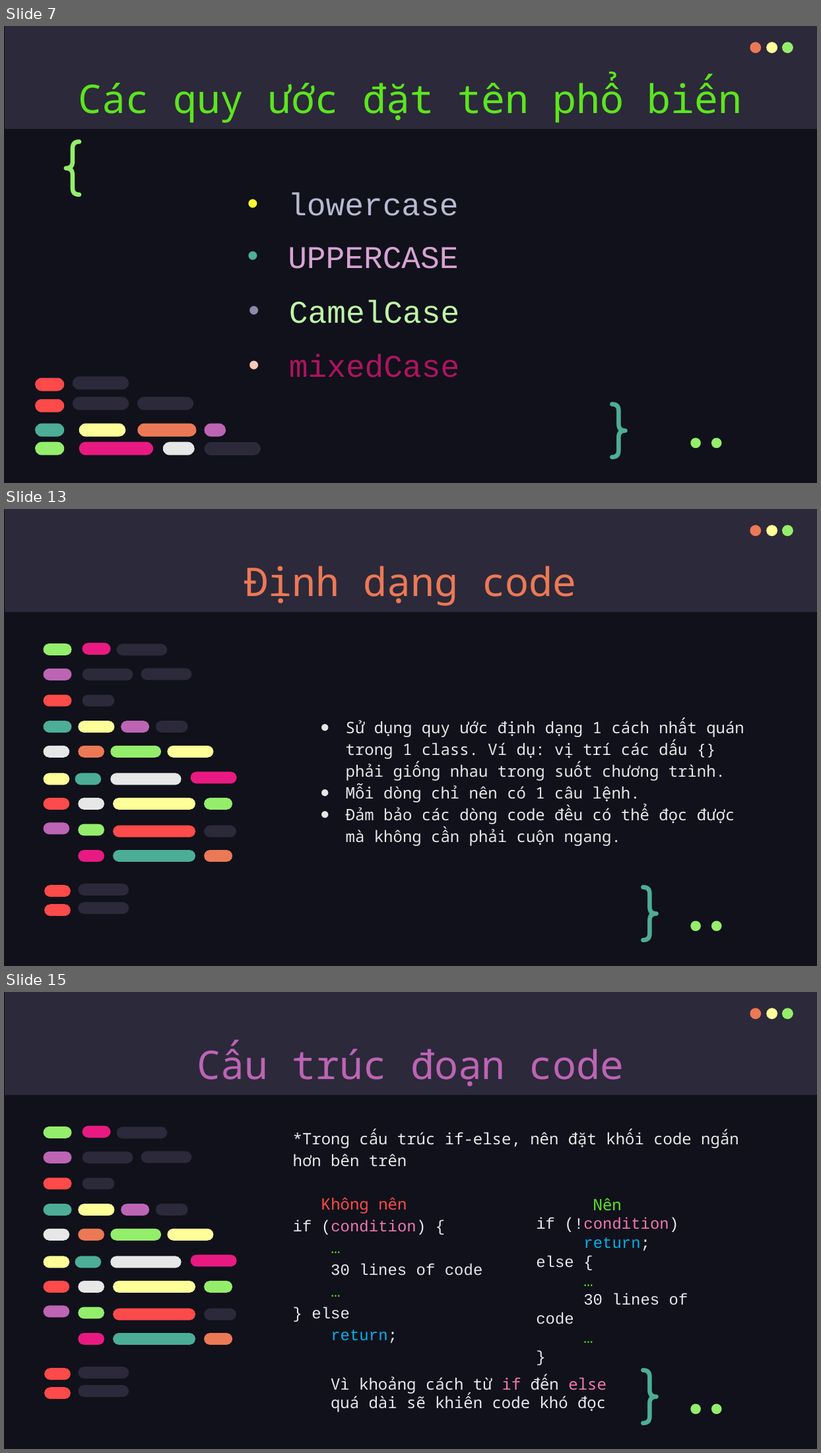
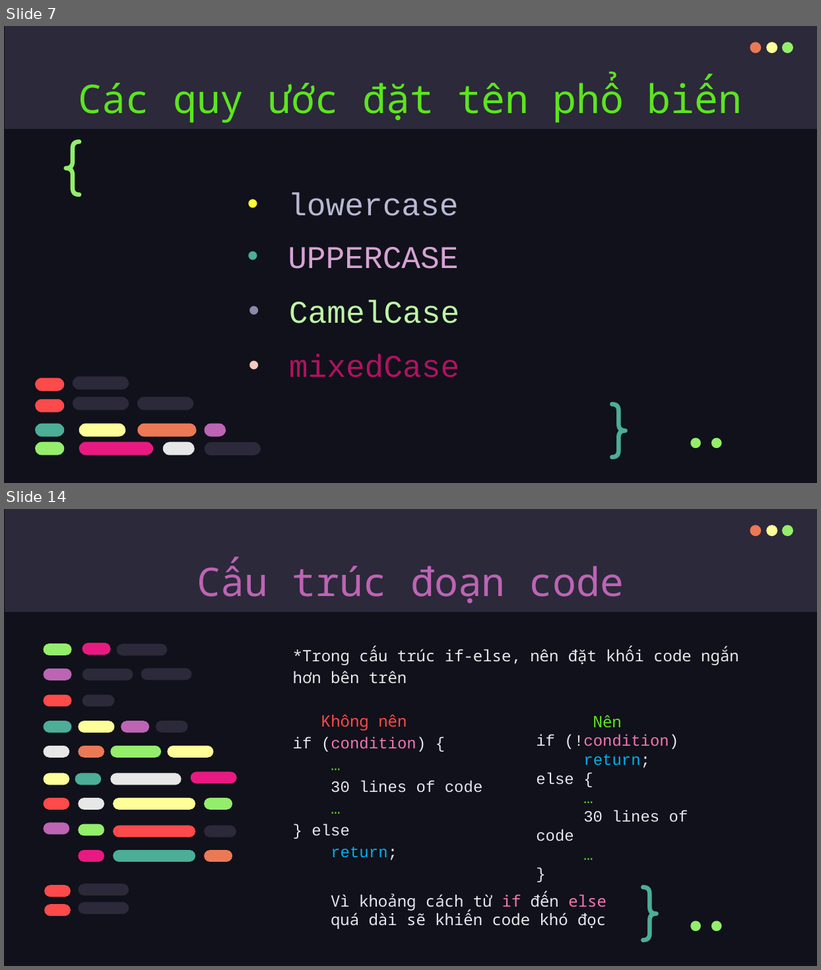
Before and after one commit to qNam145/CNPM, a slide deck: CNPM.pptx. Shown one above the other, each under a label of ours: slides 7, 13 and 15 before the commit, slides 7 and 14 after it; the slides between them are not shown. The pictures are 821x1453 and 821x970 pixels, drawn with LibreOffice and Linux fonts; fonts in the diff are those of the drawing. Boxes give left, top, right and bottom in pixels: in the first picture for what was removed or moved away, otherwise in the second. Text is boxed around its words. In the diff, an @@ line names an element or a change of style, - is before the commit and + after.

```diff
--- a/CNPM.pptx
+++ b/CNPM.pptx
@@ slide 13 removed at [4, 509, 817, 966], background #10111A; not listed: 4 template elements that a slide beside it also shows @@
@@ title removed at [245, 566, 577, 606] @@
-Định dạng code
@@ subtitle removed at [346, 718, 745, 846] @@
-● Sử dụng quy ước định dạng 1 cách nhất quán trong 1 class. Ví dụ: vị trí các dấu {} phải giống nhau trong suốt chương trình.
-● Mỗi dòng chỉ nên có 1 câu lệnh.
-● Đảm bảo các dòng code đều có thể đọc được mà không cần phải cuộn ngang.
@@ group removed at [43, 643, 236, 916]: 35 rounded rectangles @@
@@ text removed at [632, 865, 679, 933] @@
-}
@@ text removed at [663, 885, 750, 933] @@
-..
@@ what was slide 15 is now slide 14 @@
```
Also in this commit, not shown: 11 slides changed.
